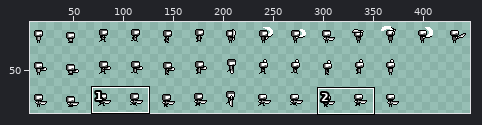
File history of a sprite sheet, project/assets/sprites/char/player/char.png. Above: a wide view before the commit, with the close-up outlined.
Close-up. Earlier state:
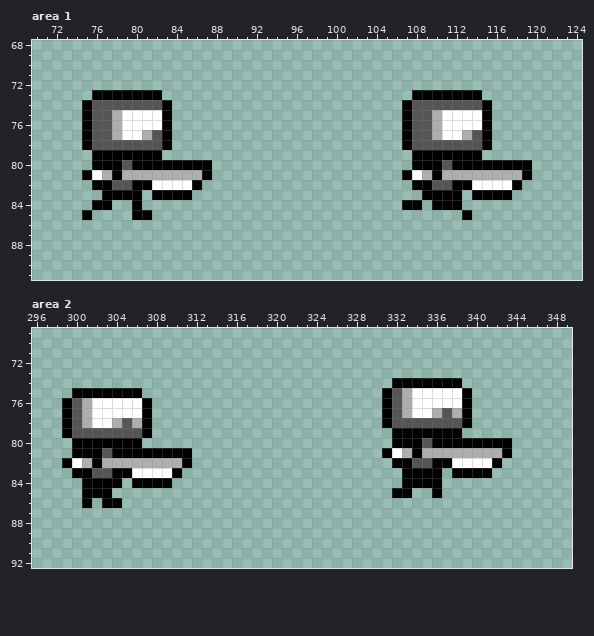
The file is 448x96 pixels. Shown: area 1: x 70..124, y 68..91; area 2: x 296..349, y 69..92. The wide view leaves out empty margins. The commit also changed other parts of the picture, which this record leaves out.
And afterwards:
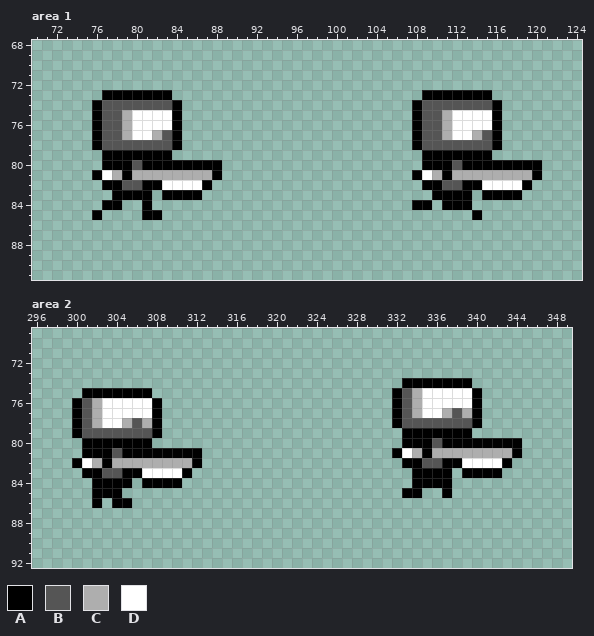
Palette (. is transparent): A #000000  B #555555  C #aeaeae  D #ffffff
What changed:
Changed rows in their new state; - is an unchanged pixel.
Area 1:
first column x 75:
73 -.------A------------------------.------A-----
74 .A------BA----------------------.A------BA----
75 .A-BC---DA----------------------.A-BC---DA----
76 .A-BC---DA----------------------.A-BC---DA----
77 .A-BC-DCBA----------------------.A-BC-DCBA----
78 .A------BA----------------------.A------BA----
79 -.------A------------------------.------A-----
80 -.--AB-------A-------------------.--AB-------A
81 .ADCA-------CA------------------.ADCA-------CA
82 -.-A-B-A---DA--------------------.-A-B-A---DA-
83 --.---A.---A----------------------.---A.---A--
84 -.-A-.A-------------------------.-A.--A-------
85 .A---.-A------------------------------.A------
Area 2:
first column x 299:
74 ---------------------------------.------A-----
75 -.------A-----------------------.ABC----DA----
76 .ABC----DA----------------------.ABC----DA----
77 .ABC----DA----------------------.ABC-DCBCA----
78 .ABC-DCBCA----------------------.A------BA----
79 .A------BA-----------------------.------A-----
80 -.------A------------------------.--AB-------A
81 -.--AB-------A------------------.ADCA-------CA
82 .ADCA-------CA-------------------.-A-B-A---DA-
83 -.-A-B-A---DA---------------------.---A.---A--
84 --.---A.---A----------------------.---A-------
85 --.--A---------------------------.-A-.A-------
86 --.A.-A---------------------------------------
Changed places in both close-ups, as pixel boxes (x1, y1, x2, y2):
changed: (82, 90, 222, 220)
changed: (402, 90, 542, 220)
changed: (382, 378, 522, 498)
changed: (62, 388, 202, 508)
